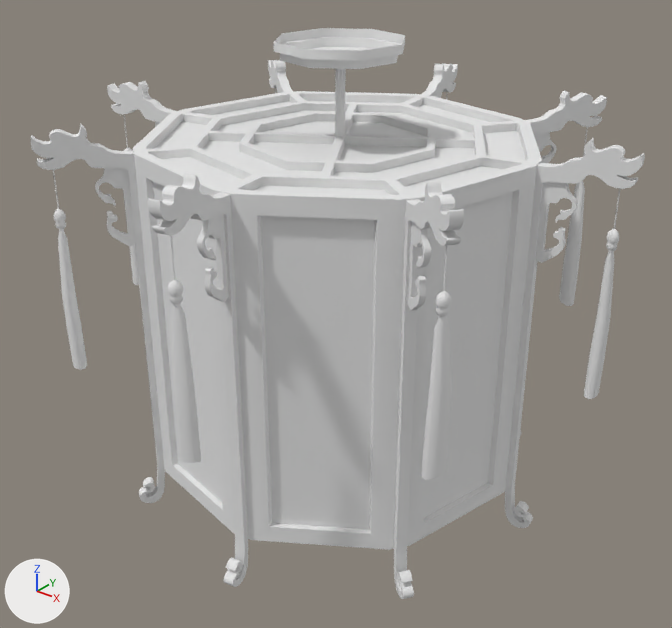
Two versions of the OBJ model resources/models/chinese_chandelier.obj, one commit apart.
The view is the same before and after, from a 50 mm lens placed at (0.86, -1.086, 0.229), pointed at (0.011, -0.025, -0.429). Lighting does not change. The marker at lower left points along +X, +Y and +Z. Where no turn or scale is listed for an object, it has been applied to the vertices.

The first picture shows 'obj1'.
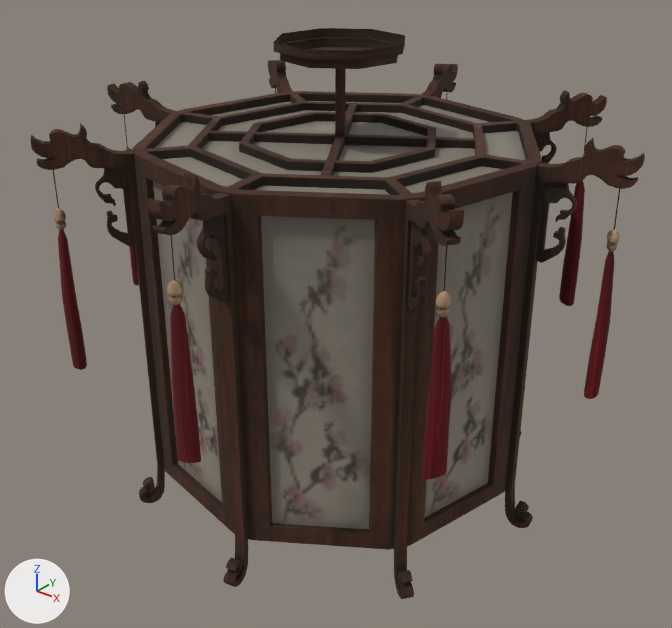
Edits to the bpy script that builds the scene:
```text
Add img_chinese_chandelier_diff2_bmp:
    img_chinese_chandelier_diff2_bmp = load_image('chinese_chandelier_diff2.bmp', '../textures/chinese_chandelier_diff2.bmp', 1024, 1024, 'sRGB')
Change mat_mat0:
    remove mat_mat0.base_color = (0.8, 0.8, 0.8)  # white #e7e7e7
    add mat_mat0.texture = img_chinese_chandelier_diff2_bmp
    mat_mat0.roughness: 1.0 -> 0.968
```

Where the change shows, as pixel boxes [x1, y1, x2, y2] in the pictures (672 x 628 px):
'obj1', surface changed
    both: [31, 28, 645, 599]
